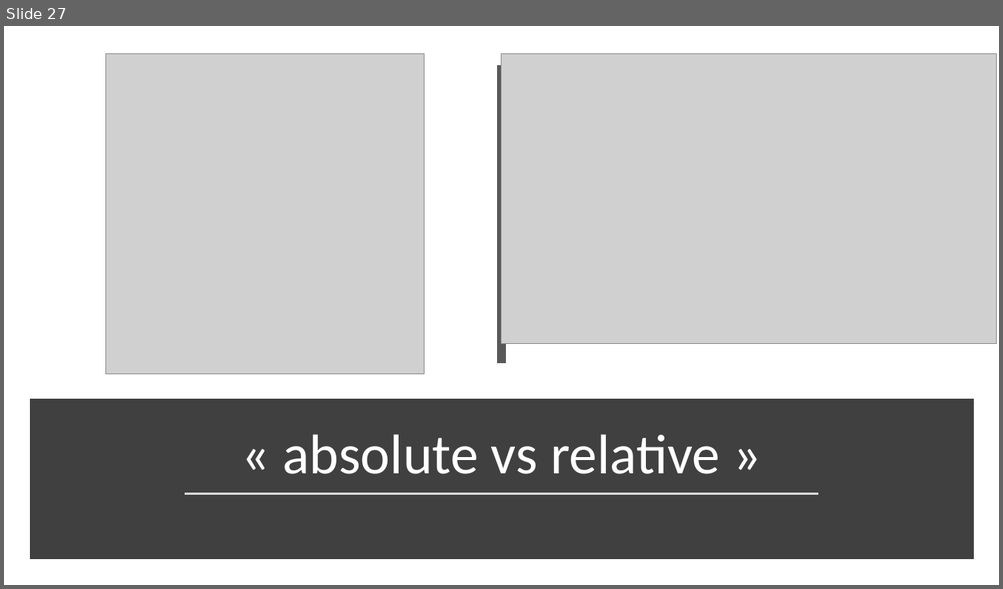
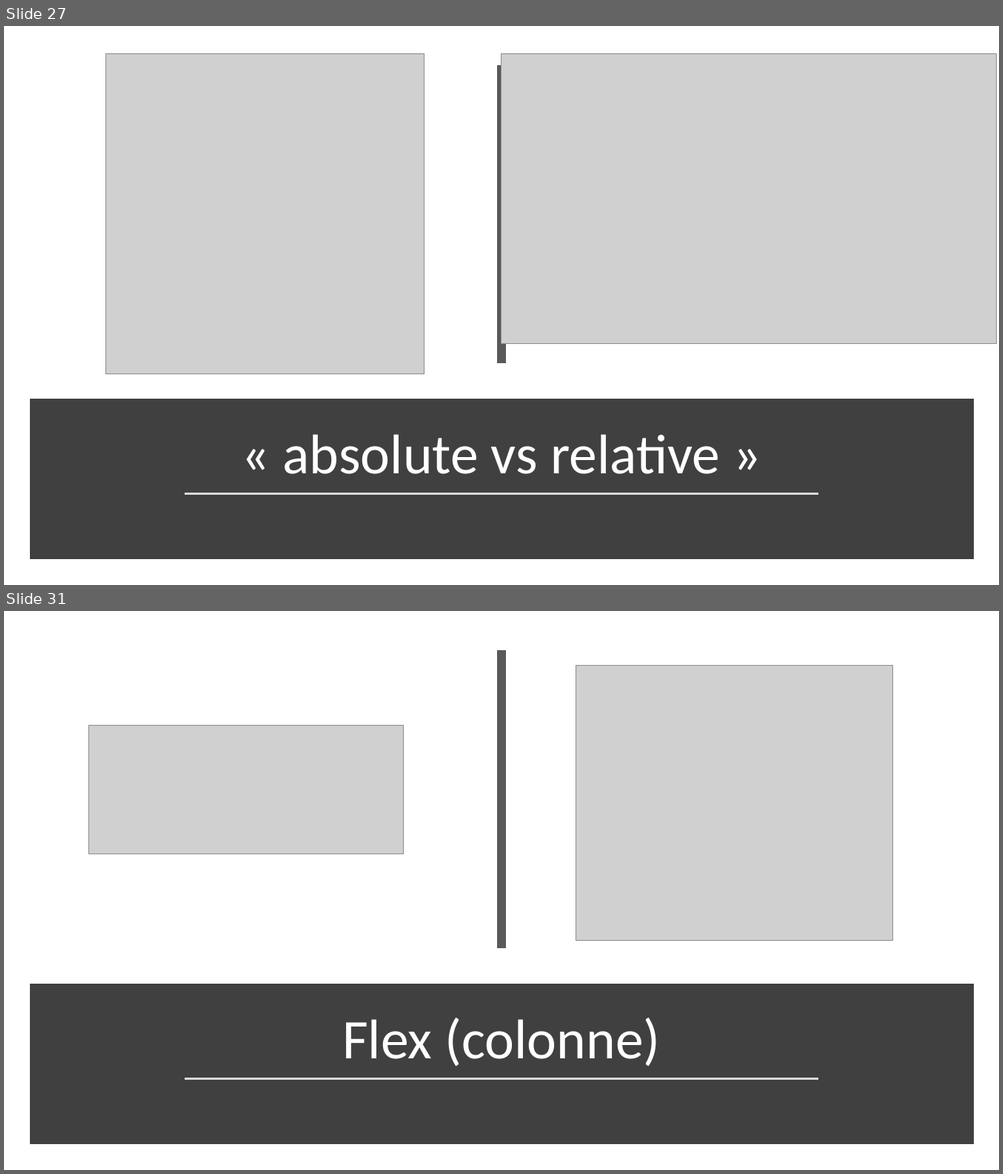
Before and after one commit to fragmatyc/SAAQ, a slide deck: CSS/1. Présentation/Cours CSS - v1.0.pptx. Shown one above the other, each under a label of ours: slide 27 before the commit, slides 27 and 31 after it; the slides between them are not shown. The pictures are 1003x589 and 1003x1174 pixels, drawn with LibreOffice and Linux fonts; fonts in the diff are those of the drawing; grey boxes stand for pictures. Boxes give left, top, right and bottom in pixels: in the first picture for what was removed or moved away, otherwise in the second. Text is boxed around its words. In the diff, an @@ line names an element or a change of style, - is before the commit and + after.

```diff
--- a/CSS/1. Présentation/Cours CSS - v1.0.pptx
+++ b/CSS/1. Présentation/Cours CSS - v1.0.pptx
@@ slide 31 added at [4,611,999,1170], background #FFFFFF @@
@@ line added from (502, 649) to (502, 948), #595959 8 pt @@
@@ picture added at [575,666,893,941] @@
@@ picture added at [89,725,404,854] @@
@@ rectangle added at [34,989,968,1140], fill #404040, outline #404040 10 pt @@
@@ title added at [342,1018,660,1067], 54 pt, text #FFFFFF @@
+Flex (colonne)
@@ line added from (185, 1079) to (819, 1079), #D9D9D9 1.75 pt @@
```
Also in this commit, not shown: 4 slides changed, 15 other slides added, 4 slides removed, 6 other files.
